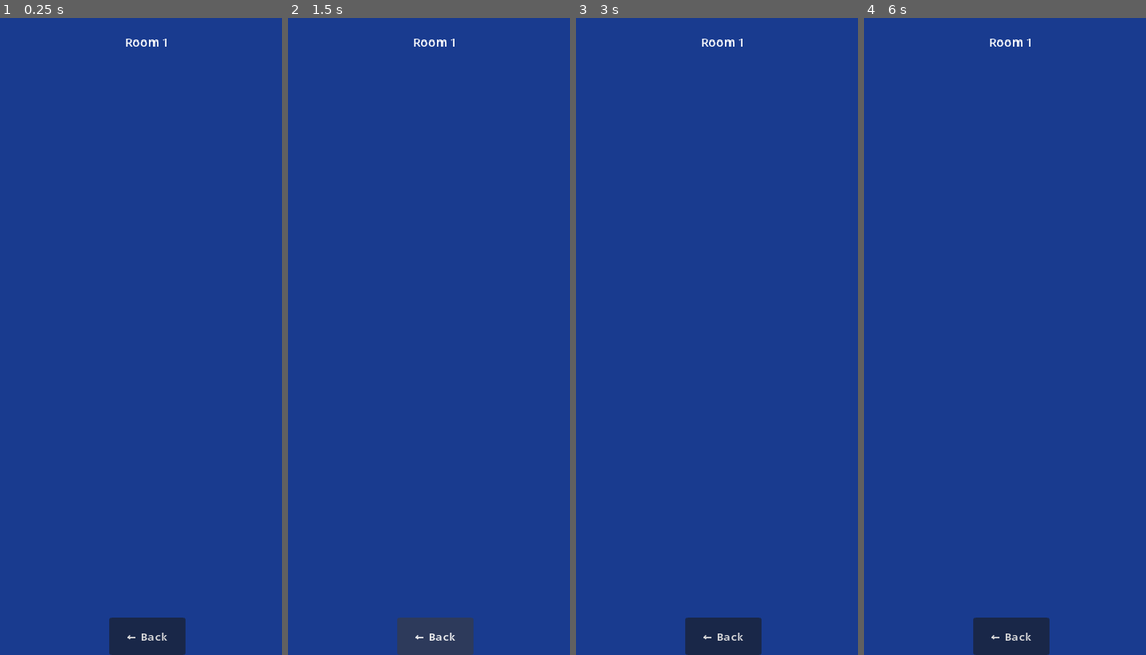
Above: before the commit, frames 1-4 (left to right).
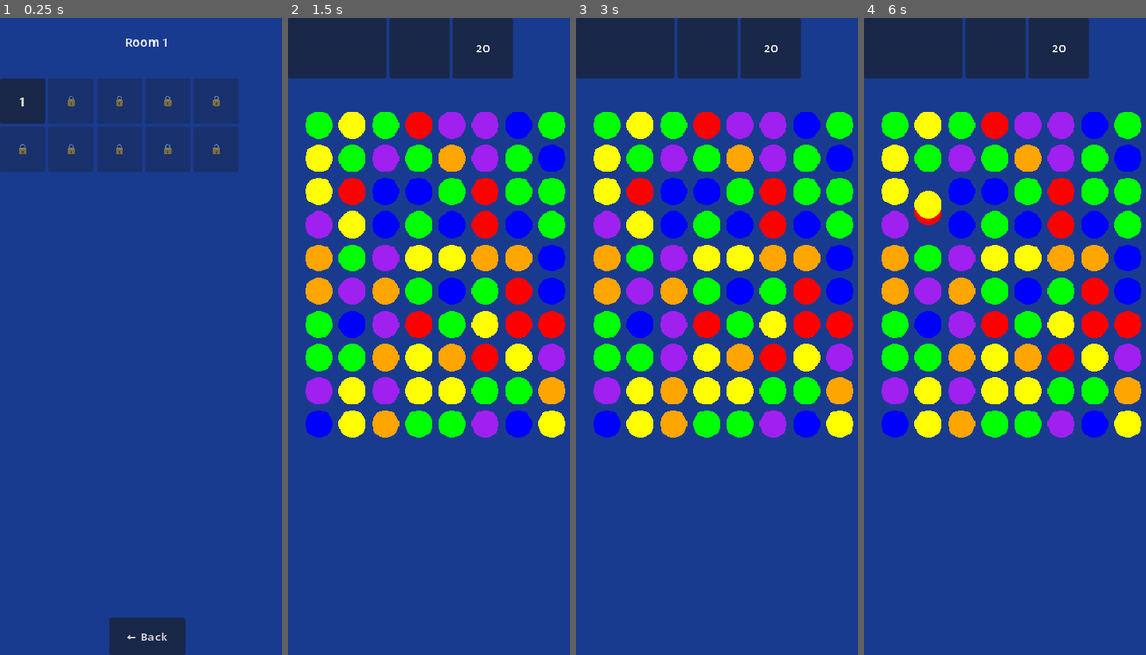
Above: after the commit, the same moments.

Repository: Singed-jj/royal-puzzle-3
Game: Godot game, scene res://src/ui/level_select.tscn
Two runs of this game, one before a commit and one after it. Both use one fixed random seed, a clock stepped at 60 frames per second and the inputs below. This scene is started directly instead of the project's main scene.
Inputs (mouse positions are in pixels of both pictures, inside the frame that each line leads up to):
- Up to frame 1 (0.25 s): no input
- Up to frame 2 (1.5 s): click (310, 100) at 0.5 s, where only the run after the commit has a clickable "1"; click (434, 635) at 1.25 s, where only the run before the commit has a clickable "← Back"
- Up to frame 3 (3 s): move the mouse to (787, 304) at 2.02 s; click (787, 304) at 2.17 s; drag from (663, 368) to (708, 463) at 2.77 s
- Up to frame 4 (6 s): move the mouse to (1041, 196) at 3.52 s; click (1041, 196) at 3.67 s; drag from (996, 463) to (923, 240) at 4.27 s; move the mouse to (1100, 432) at 5.02 s; click (1100, 432) at 5.17 s; drag from (923, 240) to (968, 177) at 5.77 s

The runs differ from the first frame. In frame 1, 11% of the frame differs, in the area x 0-85%, y 9-25%; in frame 2, 35%, in the area x 0-99%, y 0-100%; in frame 3, 35%; in frame 4, 35%.
Error before the commit: Parse Error: Class "SaveManager" hides an autoload singleton. (res://src/autoload/save_manager.gd:1)

Commit message:
fix: Godot 4.6 호환성 수정 - 타입 추론/autoload/씬 경로
- save_manager.gd: class_name 제거 (autoload 충돌)
- game_manager.gd: LevelData 타입 힌트 제거 (로딩 순서)
- match_detector/gravity_handler: extends RefCounted 명시
- gravity_handler: src_col 명시적 타입 지정
- board_logic: swap() temp 변수 타입 명시
- input_handler: 이벤트 타입 캐스팅으로 타입 추론 해결
- gem.gd: 플레이스홀더 원형 텍스처 자동 생성
- hud.gd: TopBar 경로 수정
- board.gd: GameManager.use_move() 직접 호출
- game.gd: LevelGenerator 연동 + 기본 레벨 시작
- game.tscn: HUD + ResultPopup + ParticleManager 추가

Co-Authored-By: Claude Opus 4.6 <noreply@anthropic.com>

Diff:
--- a/scenes/game.gd
+++ b/scenes/game.gd
@@ -3,8 +3,16 @@
 @onready var _board: Node2D = $Board
 @onready var _input: Node2D = $InputHandler
 
+var _level_generator := LevelGenerator.new()
+
 func _ready() -> void:
 	_input.swap_requested.connect(_on_swap_requested)
 
+	# 기본 레벨로 시작 (GameManager에 레벨이 설정되지 않았으면 레벨 1)
+	if not GameManager.is_level_active:
+		var level_data := _level_generator.generate(GameManager.current_level)
+		GameManager.start_level(GameManager.current_level, level_data)
+
 func _on_swap_requested(from: Vector2i, to: Vector2i) -> void:
-	_board.try_swap(from, to)
+	if GameManager.is_level_active:
+		_board.try_swap(from, to)
--- a/scenes/game.tscn
+++ b/scenes/game.tscn
@@ -1,13 +1,23 @@
-[gd_scene load_steps=4 format=3 uid="uid://game_scene"]
+[gd_scene load_steps=7 format=3 uid="uid://game_scene"]
 
 [ext_resource type="Script" path="res://scenes/game.gd" id="1"]
 [ext_resource type="PackedScene" path="res://src/board/board.tscn" id="2"]
 [ext_resource type="Script" path="res://src/board/input_handler.gd" id="3"]
+[ext_resource type="PackedScene" path="res://src/ui/hud.tscn" id="4"]
+[ext_resource type="PackedScene" path="res://src/ui/result_popup.tscn" id="5"]
+[ext_resource type="Script" path="res://src/effects/particle_manager.gd" id="6"]
 
 [node name="Game" type="Node2D"]
 script = ExtResource("1")
 
 [node name="Board" parent="." instance=ExtResource("2")]
 
+[node name="ParticleManager" type="Node2D" parent="."]
+script = ExtResource("6")
+
 [node name="InputHandler" type="Node2D" parent="."]
 script = ExtResource("3")
+
+[node name="HUD" parent="." instance=ExtResource("4")]
+
+[node name="ResultPopup" parent="." instance=ExtResource("5")]
--- a/src/autoload/game_manager.gd
+++ b/src/autoload/game_manager.gd
@@ -5,7 +5,7 @@
 var goals: Dictionary = {}  # {"gem_type": {"current": 0, "target": 12}}
 var is_level_active: bool = false
 
-func start_level(level_id: int, level_data: LevelData) -> void:
+func start_level(level_id: int, level_data) -> void:
 	current_level = level_id
 	remaining_moves = level_data.moves
 	goals.clear()
--- a/src/autoload/save_manager.gd
+++ b/src/autoload/save_manager.gd
@@ -1,4 +1,3 @@
-class_name SaveManager
 extends Node
 
 const SAVE_PATH := "user://save_data.json"
--- a/src/board/board.gd
+++ b/src/board/board.gd
@@ -59,7 +59,7 @@
 
 	_destroy_matched(result.destroyed_cells)
 	GameEvents.gems_matched.emit(result.destroyed_cells, result.matches[0].type if result.matches.size() > 0 else "")
-	GameEvents.moves_changed.emit(-1)
+	GameManager.use_move()
 
 	await get_tree().create_timer(0.2).timeout
 	_run_cascade()
--- a/src/board/gem.gd
+++ b/src/board/gem.gd
@@ -13,9 +13,27 @@
 	Color.YELLOW, Color.PURPLE, Color.ORANGE
 ]
 
+static var _placeholder_texture: ImageTexture
+
+static func _get_placeholder() -> ImageTexture:
+	if _placeholder_texture == null:
+		var img := Image.create(40, 40, false, Image.FORMAT_RGBA8)
+		img.fill(Color.WHITE)
+		# 둥근 느낌을 위해 모서리 투명 처리
+		for x in range(40):
+			for y in range(40):
+				var dx := x - 19.5
+				var dy := y - 19.5
+				if dx * dx + dy * dy > 18.0 * 18.0:
+					img.set_pixel(x, y, Color.TRANSPARENT)
+		_placeholder_texture = ImageTexture.create_from_image(img)
+	return _placeholder_texture
+
 func setup(type: int, col: int, row: int) -> void:
 	gem_type = type
 	grid_pos = Vector2i(col, row)
+	if not texture:
+		texture = _get_placeholder()
 	position = _grid_to_world(col, row)
 	_target_position = position
 	modulate = GEM_COLORS[type] if type >= 0 and type < GEM_COLORS.size() else Color.WHITE
--- a/src/board/input_handler.gd
+++ b/src/board/input_handler.gd
@@ -9,32 +9,36 @@
 
 func _unhandled_input(event: InputEvent) -> void:
 	if event is InputEventScreenTouch:
-		if event.pressed:
-			_touch_start = event.position
+		var touch_event: InputEventScreenTouch = event
+		if touch_event.pressed:
+			_touch_start = touch_event.position
 			_is_touching = true
-			_start_cell = _world_to_grid(event.position)
+			_start_cell = _world_to_grid(touch_event.position)
 		else:
 			_is_touching = false
 	elif event is InputEventScreenDrag and _is_touching:
-		var delta := event.position - _touch_start
+		var drag_event: InputEventScreenDrag = event
+		var delta: Vector2 = drag_event.position - _touch_start
 		if delta.length() > SWIPE_THRESHOLD:
-			var direction := _snap_direction(delta)
-			var target := _start_cell + direction
+			var direction: Vector2i = _snap_direction(delta)
+			var target: Vector2i = _start_cell + direction
 			if _start_cell.x >= 0:
 				swap_requested.emit(_start_cell, target)
 			_is_touching = false
 	elif event is InputEventMouseButton:
-		if event.pressed:
-			_touch_start = event.position
+		var mouse_event: InputEventMouseButton = event
+		if mouse_event.pressed:
+			_touch_start = mouse_event.position
 			_is_touching = true
-			_start_cell = _world_to_grid(event.position)
+			_start_cell = _world_to_grid(mouse_event.position)
 		else:
 			_is_touching = false
 	elif event is InputEventMouseMotion and _is_touching:
-		var delta := event.position - _touch_start
+		var motion_event: InputEventMouseMotion = event
+		var delta: Vector2 = motion_event.position - _touch_start
 		if delta.length() > SWIPE_THRESHOLD:
-			var direction := _snap_direction(delta)
-			var target := _start_cell + direction
+			var direction: Vector2i = _snap_direction(delta)
+			var target: Vector2i = _start_cell + direction
 			if _start_cell.x >= 0:
 				swap_requested.emit(_start_cell, target)
 			_is_touching = false
@@ -46,8 +50,8 @@
 		return Vector2i(0, 1) if delta.y > 0 else Vector2i(0, -1)
 
 func _world_to_grid(world_pos: Vector2) -> Vector2i:
-	var col := int((world_pos.x - Types.BOARD_OFFSET_X) / Types.CELL_SIZE)
-	var row := int((world_pos.y - Types.BOARD_OFFSET_Y) / Types.CELL_SIZE)
+	var col: int = int((world_pos.x - Types.BOARD_OFFSET_X) / Types.CELL_SIZE)
+	var row: int = int((world_pos.y - Types.BOARD_OFFSET_Y) / Types.CELL_SIZE)
 	if col < 0 or col >= Types.BOARD_COLS or row < 0 or row >= Types.BOARD_ROWS:
 		return Vector2i(-1, -1)
 	return Vector2i(col, row)
--- a/src/core/board_logic.gd
+++ b/src/core/board_logic.gd
@@ -38,7 +38,7 @@
 	return true
 
 func swap(from: Vector2i, to: Vector2i) -> void:
-	var temp := _grid[from.x][from.y]
+	var temp: int = _grid[from.x][from.y]
 	_grid[from.x][from.y] = _grid[to.x][to.y]
 	_grid[to.x][to.y] = temp
 
--- a/src/core/gravity_handler.gd
+++ b/src/core/gravity_handler.gd
@@ -1,4 +1,5 @@
 class_name GravityHandler
+extends RefCounted
 
 
 class FallMove:
@@ -107,8 +108,8 @@
 				# 바로 위(row-1)에서 대각선으로 떨어질 수 있는 보석 탐색
 				# 좌상(col-1, row-1), 우상(col+1, row-1) 순서로 시도
 				for dc in [-1, 1]:
-					var src_col := col + dc
-					var src_row := row - 1
+					var src_col: int = col + dc
+					var src_row: int = row - 1
 					if src_col < 0 or src_col >= cols:
 						continue
 					if work_board[src_col][src_row] == EMPTY:
--- a/src/core/match_detector.gd
+++ b/src/core/match_detector.gd
@@ -1,4 +1,5 @@
 class_name MatchDetector
+extends RefCounted
 
 
 class MatchResult:
--- a/src/ui/hud.gd
+++ b/src/ui/hud.gd
@@ -1,8 +1,8 @@
 extends CanvasLayer
 
-@onready var moves_label: Label = $MovesPanel/MovesLabel
-@onready var target_container: VBoxContainer = $TargetPanel/TargetContainer
-@onready var avatar: TextureRect = $AvatarPanel/Avatar
+@onready var moves_label: Label = $TopBar/MovesPanel/MovesLabel
+@onready var target_container: VBoxContainer = $TopBar/TargetPanel/TargetContainer
+@onready var avatar: TextureRect = $TopBar/AvatarPanel/Avatar
 @onready var booster_bar: HBoxContainer = $BoosterBar
 
 var _goal_labels: Dictionary = {}
--- a/src/ui/level_select.gd
+++ b/src/ui/level_select.gd
@@ -5,10 +5,11 @@
 @onready var room_label: Label = $RoomLabel
 
 var _current_room: int = 0
+var _level_generator := LevelGenerator.new()
 
 func _ready() -> void:
 	back_button.pressed.connect(_on_back_pressed)
-	_current_room = SaveManager.data.get("current_room", 0)
+	_current_room = (SaveManager.data.current_level - 1) / 10 if SaveManager.data.has("current_level") else 0
 	room_label.text = "Room %d" % (_current_room + 1)
 	_populate_levels()
 
@@ -22,9 +23,8 @@
 	for level_id in range(start_level, end_level + 1):
 		var btn := Button.new()
 		btn.custom_minimum_size = Vector2(60, 60)
-		var level_save = SaveManager.data.levels.get(str(level_id), {})
-		var stars = level_save.get("stars", 0)
-		var unlocked = level_id == 1 or SaveManager.data.levels.has(str(level_id - 1))
+		var stars: int = SaveManager.get_level_stars(level_id)
+		var unlocked: bool = level_id <= SaveManager.data.current_level
 
 		if unlocked:
 			btn.text = str(level_id)
@@ -38,7 +38,7 @@
 		grid.add_child(btn)
 
 func _on_level_pressed(level_id: int) -> void:
-	var level_data := LevelGenerator.generate_level(level_id)
+	var level_data := _level_generator.generate(level_id)
 	GameManager.start_level(level_id, level_data)
 	get_tree().change_scene_to_file("res://scenes/game.tscn")
 
--- a/src/ui/result_popup.gd
+++ b/src/ui/result_popup.gd
@@ -1,5 +1,6 @@
 extends CanvasLayer
 
+@onready var overlay: ColorRect = $Overlay
 @onready var panel: PanelContainer = $Panel
 @onready var title_label: Label = $Panel/VBox/TitleLabel
 @onready var stars_container: HBoxContainer = $Panel/VBox/StarsContainer
@@ -8,24 +9,27 @@
 @onready var retry_button: Button = $Panel/VBox/RetryButton
 
 func _ready() -> void:
-	visible = false
+	_set_visible(false)
 	GameEvents.level_completed.connect(_on_level_completed)
 	GameEvents.level_failed.connect(_on_level_failed)
 	continue_button.pressed.connect(_on_continue_pressed)
 	retry_button.pressed.connect(_on_retry_pressed)
 
+func _set_visible(show: bool) -> void:
+	overlay.visible = show
+	panel.visible = show
+
 func _on_level_completed(stars: int) -> void:
-	visible = true
+	_set_visible(true)
 	title_label.text = "레벨 클리어!"
 	message_label.text = "축하합니다!"
 	_show_stars(stars)
 	continue_button.visible = true
 	retry_button.visible = false
 	SaveManager.complete_level(GameManager.current_level, stars)
-	SaveManager.save_game()
 
 func _on_level_failed() -> void:
-	visible = true
+	_set_visible(true)
 	title_label.text = "실패..."
 	message_label.text = "다시 도전하세요!"
 	_show_stars(0)
@@ -42,9 +46,9 @@
 		stars_container.add_child(star)
 
 func _on_continue_pressed() -> void:
-	visible = false
+	_set_visible(false)
 	get_tree().change_scene_to_file("res://src/ui/level_select.tscn")
 
 func _on_retry_pressed() -> void:
-	visible = false
+	_set_visible(false)
 	get_tree().reload_current_scene()
Not shown, added: scenes/game.gd.uid
Not shown, added: src/autoload/audio_manager.gd.uid
Not shown, added: src/autoload/game_events.gd.uid
Not shown, added: src/autoload/game_manager.gd.uid
Not shown, added: src/autoload/save_manager.gd.uid
Not shown, added: src/board/board.gd.uid
Not shown, added: src/board/cell.gd.uid
Not shown, added: src/board/gem.gd.uid
Not shown, added: src/board/input_handler.gd.uid
Not shown, added: src/core/board_logic.gd.uid
Not shown, added: src/core/booster_executor.gd.uid
Not shown, added: src/core/booster_merger.gd.uid
(and 25 more such lines)
